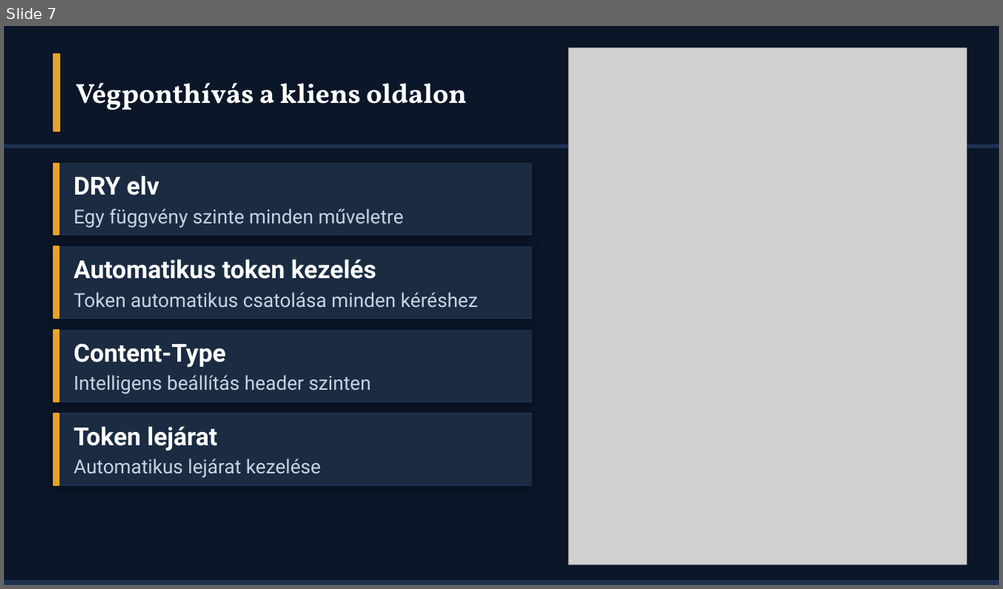
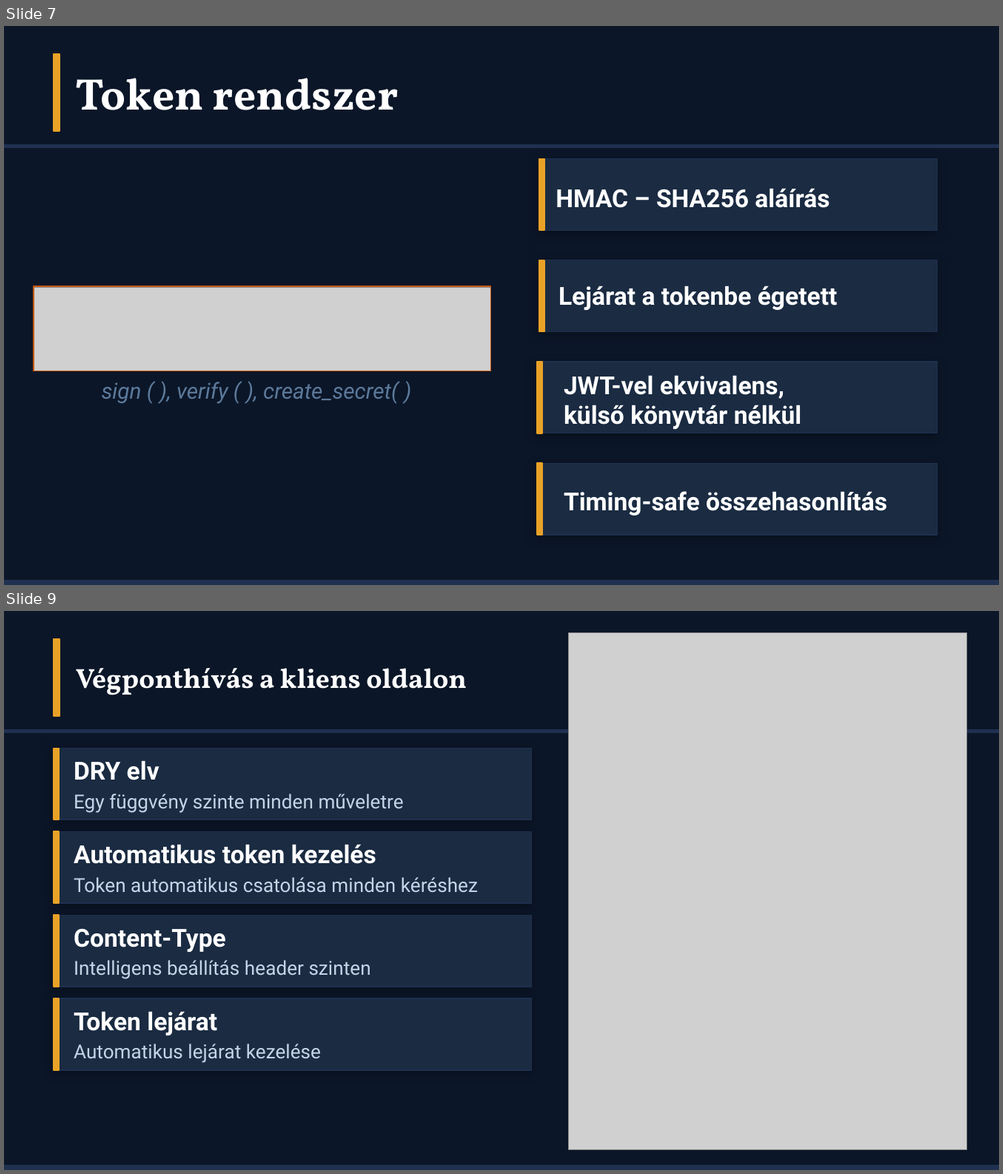
Before and after one commit to hihi-dotcom/CrossCountryBuilds_Webshop, a slide deck: doc/CrossCountryWebshop_Premium (1).pptx. Shown one above the other, each under a label of ours: slide 7 before the commit, slides 7 and 9 after it; the slides between them are not shown. The pictures are 1003x589 and 1003x1174 pixels, drawn with LibreOffice and Linux fonts; fonts in the diff are those of the drawing; grey boxes stand for pictures. Boxes give left, top, right and bottom in pixels: in the first picture for what was removed or moved away, otherwise in the second. Text is boxed around its words. In the diff, an @@ line names an element or a change of style, - is before the commit and + after.

```diff
--- a/doc/CrossCountryWebshop_Premium (1).pptx
+++ b/doc/CrossCountryWebshop_Premium (1).pptx
@@ slide 7 added at (4, 26, 999, 585), background #0B1628 @@
@@ rectangle added at (54, 54, 60, 131), fill #E9A227, outline #E9A227 1 pt @@
@@ text added at (76, 78, 398, 110), 32 pt, text #FFFFFF, bold @@
+Token rendszer
@@ rectangle added at (4, 145, 999, 147), fill #1F3050, outline #1F3050 1 pt @@
@@ rectangle added at (539, 159, 937, 231), fill #1A2B42, outline #1F3050 0.75 pt @@
@@ rectangle added at (539, 159, 544, 231), fill #E9A227, outline #E9A227 1 pt @@
@@ text added at (555, 188, 829, 208), 18 pt, text #FFFFFF, bold @@
+HMAC – SHA256 aláírás
@@ rectangle added at (539, 261, 937, 332), fill #1A2B42, outline #1F3050 0.75 pt @@
@@ rectangle added at (539, 261, 544, 332), fill #E9A227, outline #E9A227 1 pt @@
@@ picture added at (34, 287, 492, 371) @@
@@ rectangle added at (34, 286, 492, 371), outline #C55A11 1 pt @@
@@ text added at (558, 286, 837, 310), 18 pt, text #FFFFFF, bold @@
+Lejárat a tokenbe égetett
@@ rectangle added at (537, 362, 937, 434), fill #1A2B42, outline #1F3050 0.75 pt @@
@@ rectangle added at (537, 362, 542, 434), fill #E9A227, outline #E9A227 1 pt @@
@@ text added at (563, 375, 802, 429), 18 pt, text #FFFFFF, bold @@
+JWT-vel ekvivalens,
+külső könyvtár nélkül
@@ text added at (102, 382, 398, 404), 16 pt, text #5C7A9B, italic @@
+sign ( ), verify ( ), create_secret( )
@@ rectangle added at (537, 463, 937, 535), fill #1A2B42, outline #1F3050 0.75 pt @@
@@ rectangle added at (537, 463, 542, 535), fill #E9A227, outline #E9A227 1 pt @@
@@ text added at (563, 491, 887, 516), 18 pt, text #FFFFFF, bold @@
+Timing-safe összehasonlítás
@@ rectangle added at (4, 581, 999, 585), fill #1F3050, outline #1F3050 1 pt @@
@@ what was slide 7 is now slide 9 @@
```
Also in this commit, not shown: 2 slides changed, 1 other slide added.
